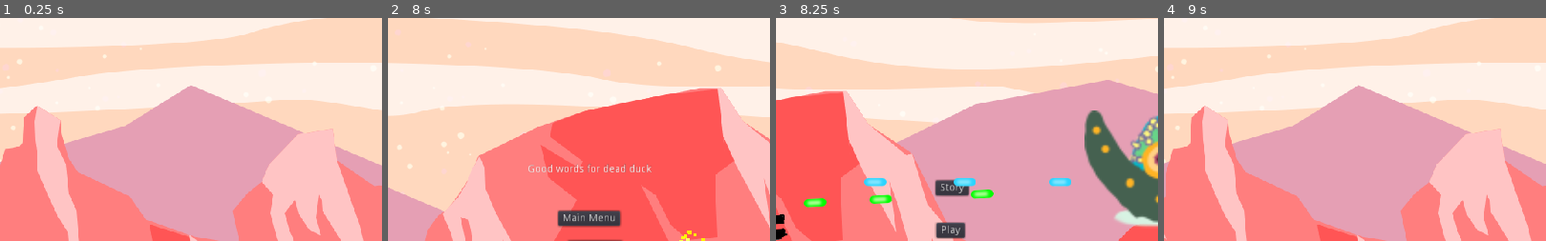
Above: before the commit, frames 1-4 (left to right).
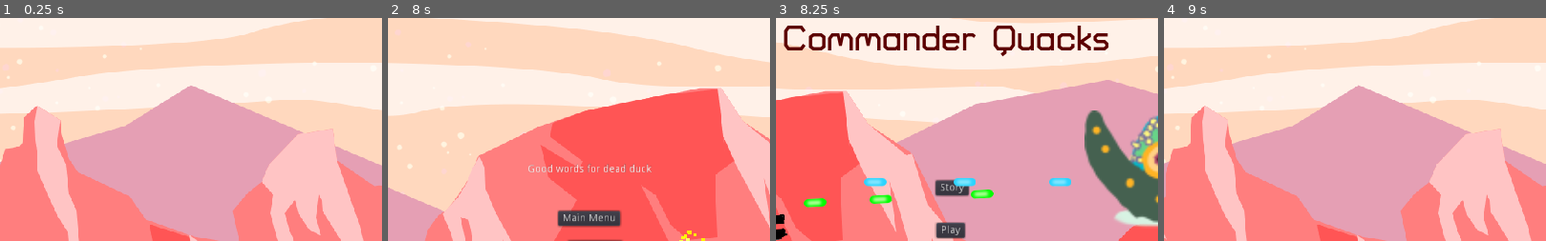
Above: after the commit, the same moments.

Repository: the-g-force/FamJam-January2021
Game: Godot game, scene res://src/Level.tscn
Same seed, same stepped clock (60 frames per second), same inputs: the game is played once before the commit and once after it.
Inputs (mouse positions are % of the whole screen's width and height, from its top left):
- Up to frame 1 (0.25 s): no input
- Up to frame 2 (8 s): tap Enter at 0.5 s; move the mouse to (72, 45) at 0.52 s; hold D (move_right) 0.53-1.28 s; tap Space (fire) every 0.75 s from 0.6 to 7.35 s; click (72, 45) at 0.67 s; move the mouse to (30, 55) at 1.27 s; hold S (move_down) 1.28-2.03 s; move the mouse to (60, 28) at 2.02 s; hold D (move_right) 2.03-2.78 s; move the mouse to (45, 70) at 2.77 s; hold W (move_up) 2.78-3.53 s; click (45, 70) at 2.92 s; move the mouse to (80, 65) at 3.52 s; hold A (move_left) 3.53-5.03 s; move the mouse to (20, 35) at 4.27 s; move the mouse to (55, 50) at 5.02 s; hold S (move_down) 5.03-5.78 s; click (55, 50) at 5.17 s; move the mouse to (35, 25) at 5.77 s; hold D (move_right) 5.78-6.53 s; move the mouse to (72, 45) at 6.52 s; hold W (move_up) 6.53-7.28 s; move the mouse to (30, 55) at 7.27 s; hold D (move_right) from 7.28 s (still down); click (30, 55) at 7.42 s
- Up to frame 3 (8.25 s): release D (move_right) at 8 s; click "Main Menu" at 8 s
- Up to frame 4 (9 s): click "Play" at 8.75 s
The pictures show only the part of the screen within x 28-78%, y 9-59%; the shares and areas given below are measured in that part.

Frames 1-2 are identical in both runs. In frame 3, 3.6% of the frame differs, in the area x 2-88%, y 3-18%; in frame 4, nothing differs.

Commit message:
Forgot to close Godot when I removed the font file

Diff:
--- a/project/src/MenuScene.tscn
+++ b/project/src/MenuScene.tscn
@@ -1,6 +1,7 @@
-[gd_scene load_steps=10 format=2]
+[gd_scene load_steps=11 format=2]
 
 [ext_resource path="res://src/MenuScene.gd" type="Script" id=1]
+[ext_resource path="res://fonts/TurretRoad-Bold.ttf" type="DynamicFontData" id=2]
 [ext_resource path="res://assets/image1942.png" type="Texture" id=3]
 [ext_resource path="res://assets/duck.png" type="Texture" id=4]
 [ext_resource path="res://assets/sky.png" type="Texture" id=5]
@@ -10,6 +11,8 @@
 [ext_resource path="res://assets/bullet-yellow.png" type="Texture" id=9]
 
 [sub_resource type="DynamicFont" id=1]
+size = 48
+font_data = ExtResource( 2 )
 
 [node name="MenuScene" type="Control"]
 anchor_right = 1.0
@@ -103,11 +106,14 @@
 [node name="Label" type="Label" parent="."]
 anchor_left = 0.5
 anchor_right = 0.5
-margin_left = -20.0
-margin_right = 20.0
-margin_bottom = 14.0
+margin_left = -222.0
+margin_right = 222.0
+margin_bottom = 160.0
 custom_fonts/font = SubResource( 1 )
-text = "Captain Commando"
+custom_colors/font_color = Color( 0.360784, 0, 0, 1 )
+text = "Commander Quacks"
+align = 1
+valign = 1
 __meta__ = {
 "_edit_use_anchors_": false
 }
